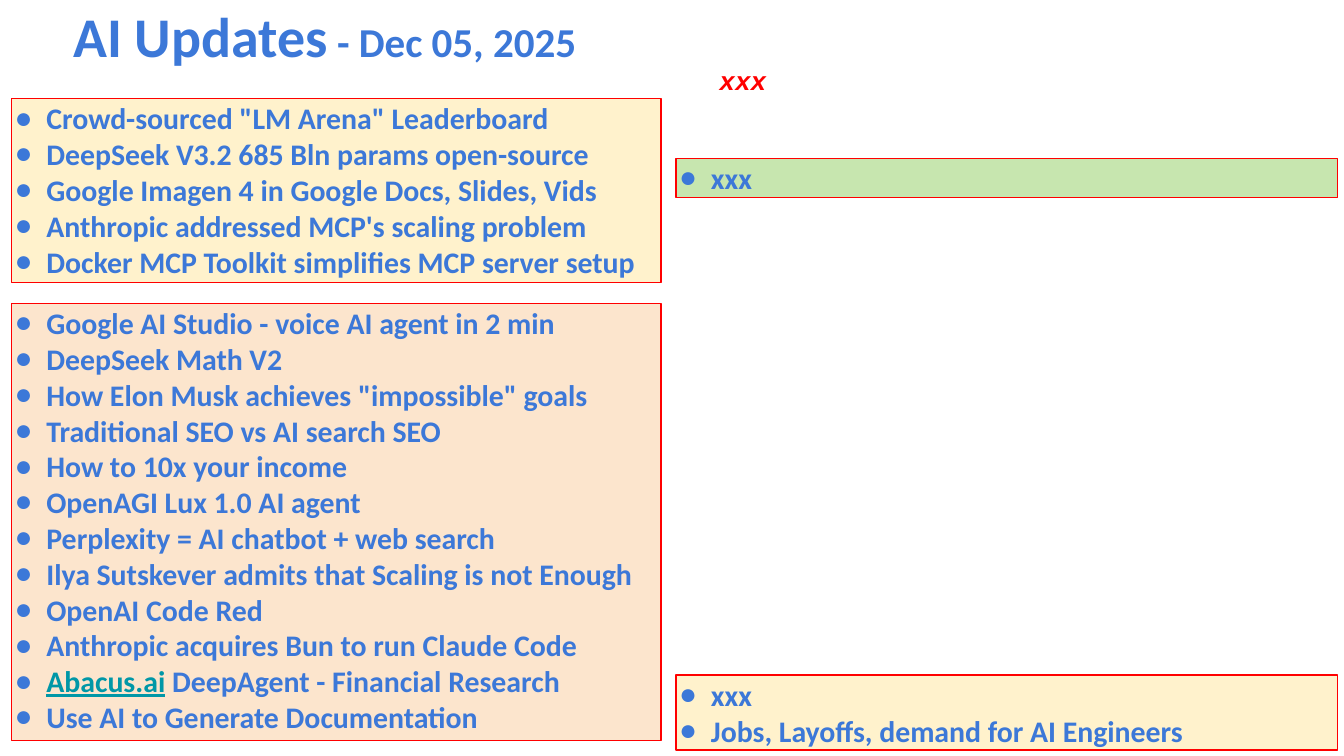
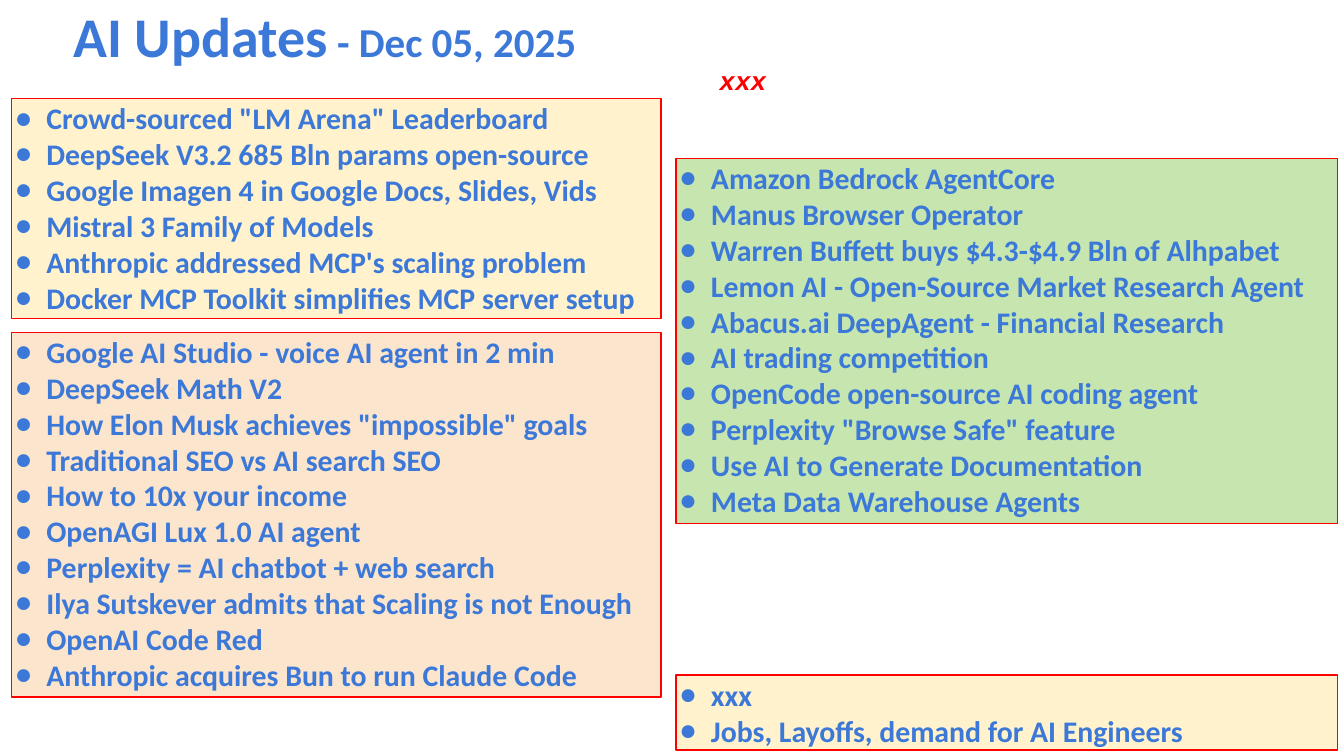
Before and after one commit to lselector/seminar, a slide deck: slide 1 of 2025/2025-12-05-AI-Updates.pptx. Drawn at 1344x756 pixels with LibreOffice and Linux fonts; fonts in the diff are those of the drawing. Boxes give left, top, right and bottom in pixels: in the first picture for what was removed or moved away, otherwise in the second. Text is boxed around its words. In the diff, an @@ line names an element or a change of style, - is before the commit and + after.

Commit message:
update

```diff
--- a/2025/2025-12-05-AI-Updates.pptx
+++ b/2025/2025-12-05-AI-Updates.pptx
@@ rectangle "Crowd-sourced "LM Arena" Leaderboard": place and size @@
-rectangle "Crowd-sourced "LM Arena" Leaderboard" at [12, 98, 661, 282]
+rectangle "Crowd-sourced "LM Arena" Leaderboard" at [12, 98, 661, 319]
@@ rectangle removed at [676, 159, 1337, 198] @@
-● xxx
@@ rectangle added at [676, 159, 1337, 523], fill #C7E6AF, outline #FF0000 0.75 pt, 16 pt, text #3C78D8, bold @@
+● Amazon Bedrock AgentCore
+● Manus Browser Operator
+● Warren Buffett buys $4.3-$4.9 Bln of Alhpabet
+● Lemon AI - Open-Source Market Research Agent
+● Abacus.ai DeepAgent - Financial Research
+● AI trading competition
+● OpenCode open-source AI coding agent
+● Perplexity "Browse Safe" feature
+● Use AI to Generate Documentation
+● Meta Data Warehouse Agents
@@ text in rectangle at [46, 216, 373, 242]: paragraph added @@
+● Mistral 3 Family of Models
@@ rectangle "Google AI Studio - voice ...": place and size @@
-rectangle "Google AI Studio - voice ..." at [12, 304, 661, 741]
+rectangle "Google AI Studio - voice ..." at [12, 332, 661, 696]
@@ text in rectangle at [46, 671, 559, 728]: paragraphs removed @@
-● Abacus.ai DeepAgent - Financial Research
-● Use AI to Generate Documentation
```
Also in this commit, not shown: 1 other slide changed, 6 slides added.
